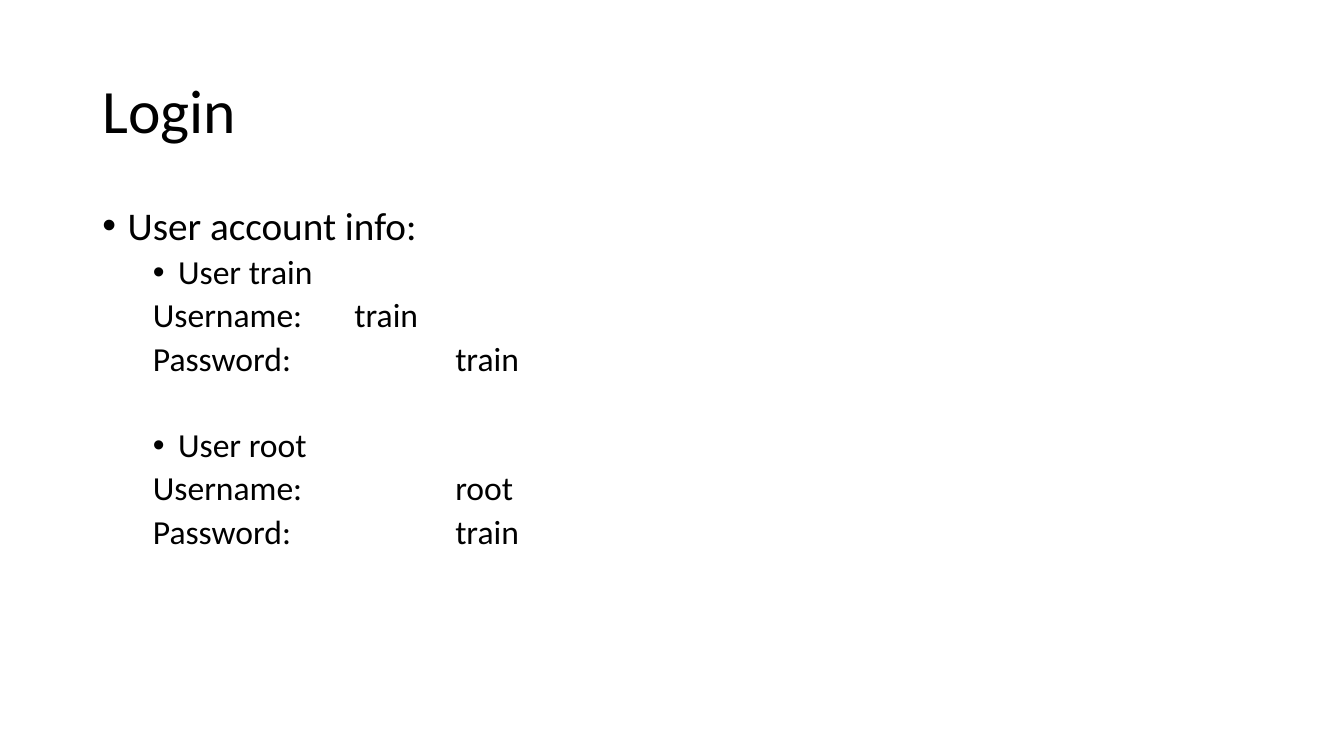
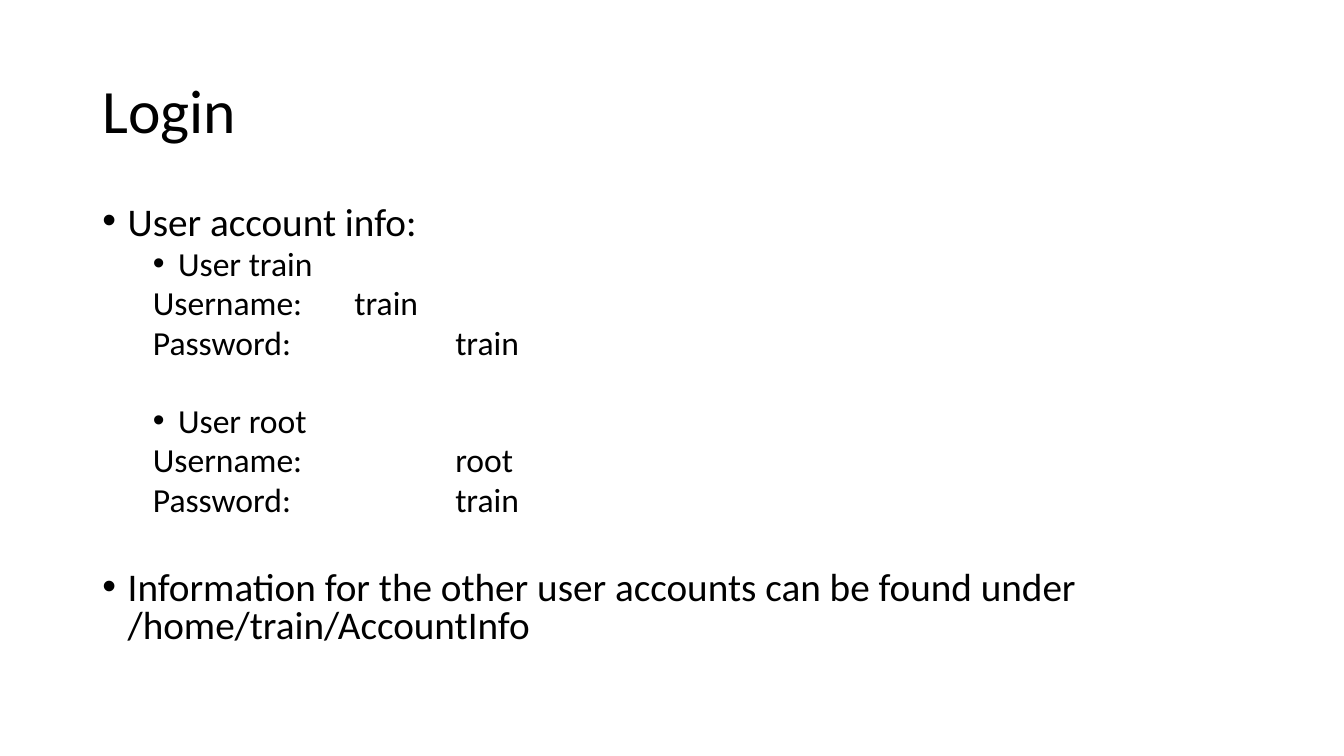
Before and after one commit to shroffk/cs-studio-training, a slide deck: slide 4 of presentations/00 Setting Up.pptx. Drawn at 1344x756 pixels with LibreOffice and Linux fonts; fonts in the diff are those of the drawing. Boxes give left, top, right and bottom in pixels: in the first picture for what was removed or moved away, otherwise in the second. Text is boxed around its words. In the diff, an @@ line names an element or a change of style, - is before the commit and + after.

Commit message:
training 2018

```diff
--- a/presentations/00 Setting Up.pptx
+++ b/presentations/00 Setting Up.pptx
@@ text at bbox=[128, 209, 519, 513]: line spacing 0.9 to 0.8 @@
@@ text at bbox=[128, 573, 1076, 641]: paragraph added @@
+• Information for the other user accounts can be found under
+  /home/train/AccountInfo
```
Also in this commit, not shown: 24 other files.
